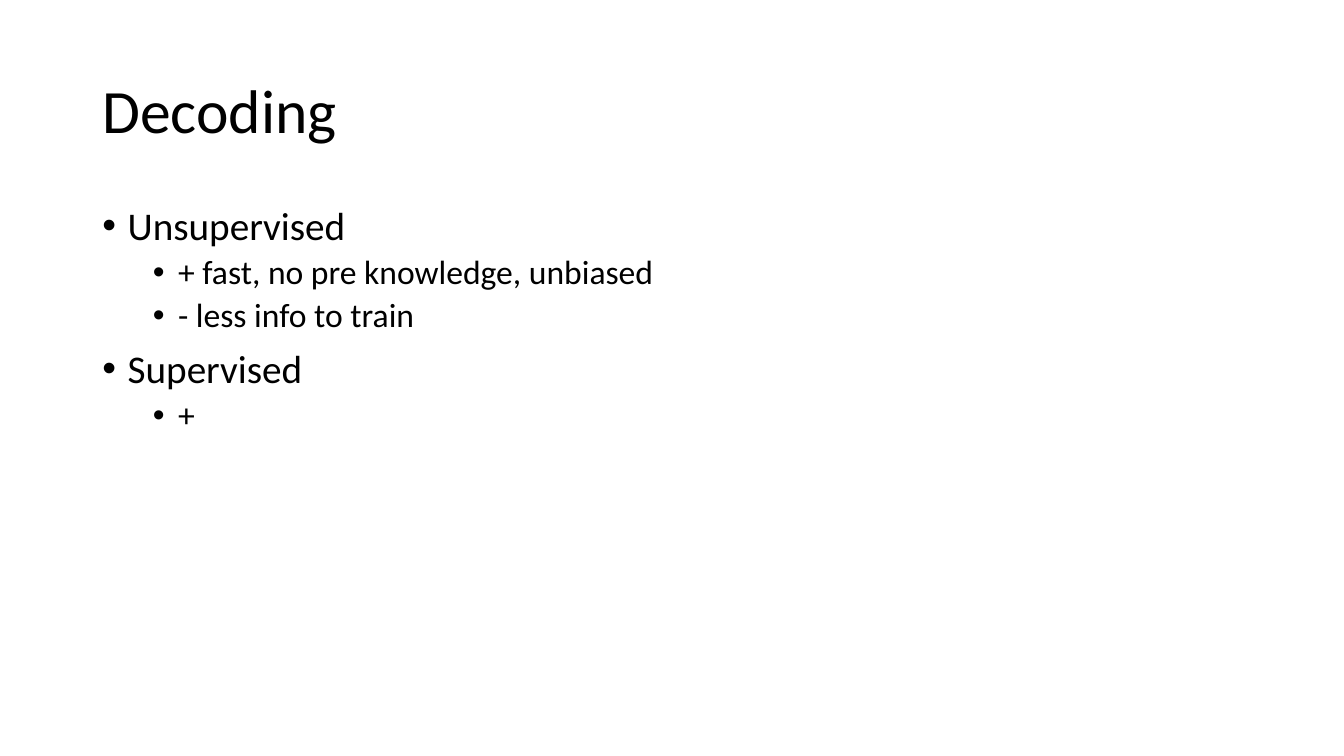
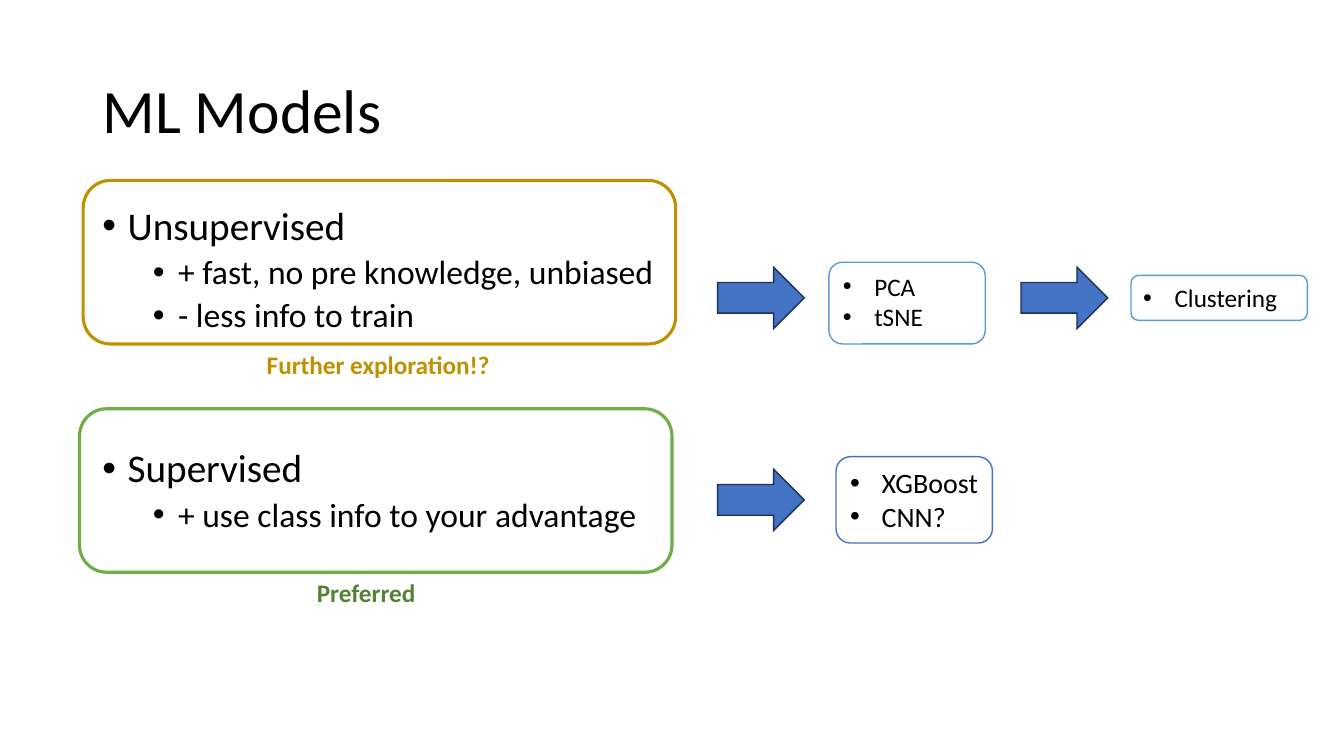
Before and after one commit to JeroenBuil/deegtal_coding_task, a slide deck: slide 19 of reports/dEEGtal interview presentation - Jeroen Buil.pptx (slide 12 before the commit). Drawn at 1344x756 pixels with LibreOffice and Linux fonts; fonts in the diff are those of the drawing. Boxes give left, top, right and bottom in pixels: in the first picture for what was removed or moved away, otherwise in the second. Text is boxed around its words. In the diff, an @@ line names an element or a change of style, - is before the commit and + after.

```diff
--- a/reports/dEEGtal interview presentation - Jeroen Buil.pptx
+++ b/reports/dEEGtal interview presentation - Jeroen Buil.pptx
@@ title at [102, 90, 381, 134]: text changed @@
-Decoding
+ML Models
@@ rounded rectangle added at [84, 180, 677, 344], outline #BF9000 2.25 pt @@
@@ right arrow added at [718, 267, 805, 329], fill #4472C4, outline #1E3256 1 pt @@
@@ rounded rectangle added at [829, 262, 985, 344], fill #FFFFFF, outline #5B9BD5 1 pt, 18 pt, text #000000 @@
+• PCA
+• tSNE
@@ right arrow added at [1021, 267, 1108, 329], fill #4472C4, outline #1E3256 1 pt @@
@@ rounded rectangle added at [1131, 275, 1308, 321], fill #FFFFFF, outline #5B9BD5 1 pt, 18 pt, text #000000 @@
+• Clustering
@@ text added at [267, 356, 489, 378], 18 pt, text #BF9000, bold @@
+Further exploration!?
@@ rounded rectangle added at [80, 409, 673, 573], outline #70AD47 2.25 pt @@
@@ right arrow added at [718, 469, 805, 530], fill #4472C4, outline #1E3256 1 pt @@
@@ rounded rectangle added at [836, 457, 992, 543], fill #FFFFFF, outline #4472C4 1 pt, 20 pt, text #000000 @@
+• XGBoost
+• CNN?
@@ text at [202, 503, 636, 533]: text changed @@
-  • +
+  • + use class info to your advantage
@@ text added at [317, 584, 416, 602], 18 pt, text #548235, bold @@
+Preferred
```
Also in this commit, not shown: 4 other slides changed, 21 slides added, 7 slides removed, 1 other file.
